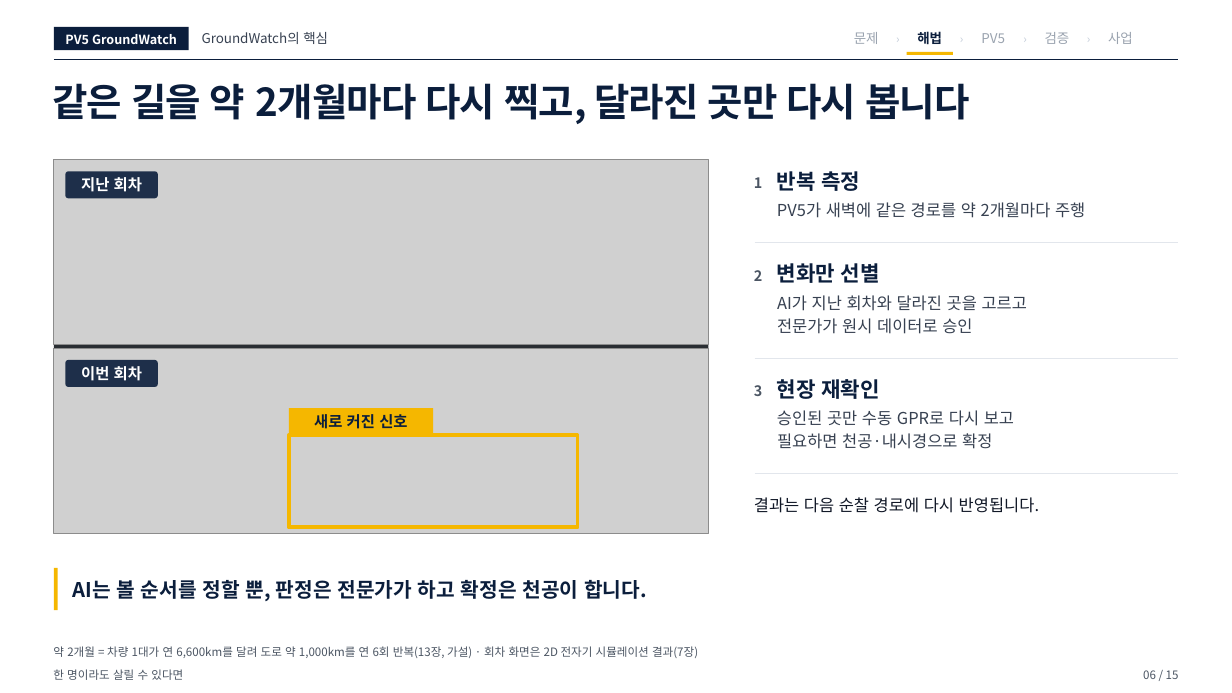
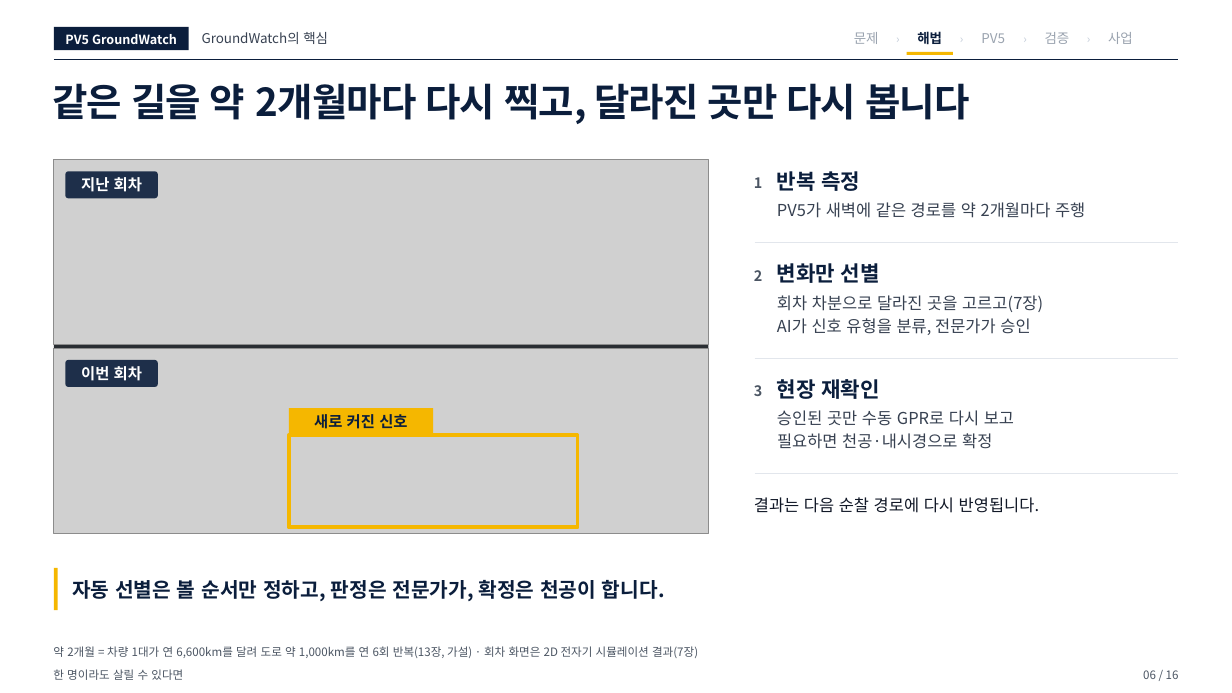
Before and after one commit to woojin-choe/pv5-hose-lab, a slide deck: slide 6 of ppt_all/PV5_GroundWatch_10_22.pptx. Drawn at 1232x693 pixels with LibreOffice and Linux fonts; fonts in the diff are those of the drawing; grey boxes stand for pictures. Boxes give left, top, right and bottom in pixels: in the first picture for what was removed or moved away, otherwise in the second. Text is boxed around its words. In the diff, an @@ line names an element or a change of style, - is before the commit and + after.

```diff
--- a/ppt_all/PV5_GroundWatch_10_22.pptx
+++ b/ppt_all/PV5_GroundWatch_10_22.pptx
@@ text at (777, 295, 1043, 312): text changed @@
-AI가 지난 회차와 달라진 곳을 고르고
+회차 차분으로 달라진 곳을 고르고(7장)
@@ text at (777, 318, 1030, 335): text changed @@
-전문가가 원시 데이터로 승인
+AI가 신호 유형을 분류, 전문가가 승인
@@ text at (72, 580, 665, 601): text changed @@
-AI는 볼 순서를 정할 뿐, 판정은 전문가가 하고 확정은 천공이 합니다.
+자동 선별은 볼 순서만 정하고, 판정은 전문가가, 확정은 천공이 합니다.
```
Also in this commit, not shown: 13 other slides changed, 1 slide added, 37 other files.
